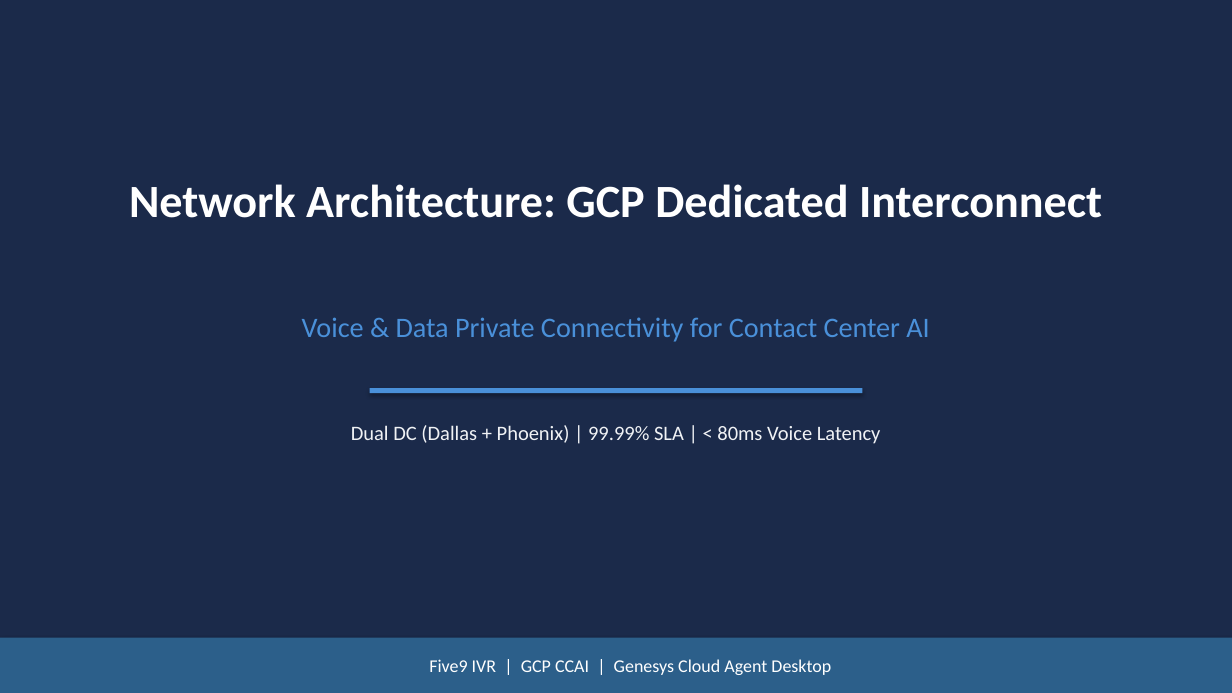
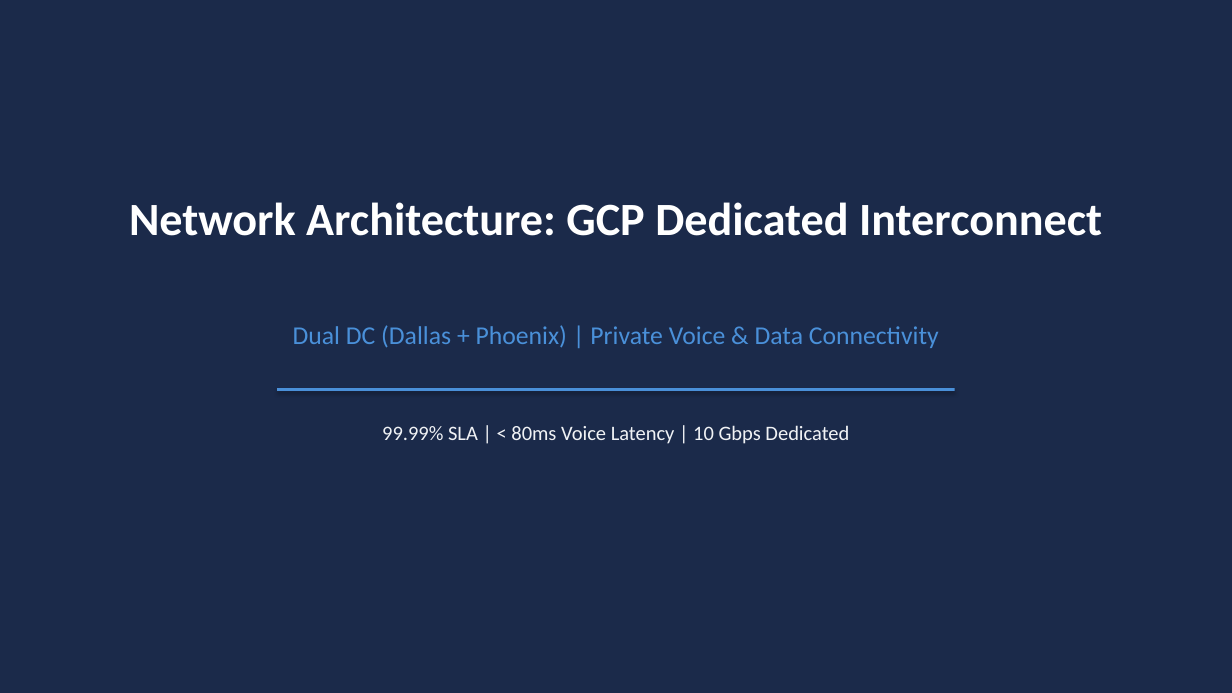
Before and after one commit to sunilsuryavanshi/hello_nw, a slide deck: slide 1 of docs/Five9_Genesys_Bridge_Executive_v1.pptx. Drawn at 1232x693 pixels with LibreOffice and Linux fonts; fonts in the diff are those of the drawing. Boxes give left, top, right and bottom in pixels: in the first picture for what was removed or moved away, otherwise in the second. Text is boxed around its words. In the diff, an @@ line names an element or a change of style, - is before the commit and + after.

Commit message:
Add Visio-style network diagram slides to executive PPT

```diff
--- a/docs/Five9_Genesys_Bridge_Executive_v1.pptx
+++ b/docs/Five9_Genesys_Bridge_Executive_v1.pptx
@@ text "Network Architecture: GCP Dedicated Interconnect": place and size @@
-text "Network Architecture: GCP Dedicated Interconnect" at <box>129,184,1102,218</box>
+text "Network Architecture: GCP Dedicated Interconnect" at <box>129,202,1102,236</box>
@@ text at <box>293,325,939,348</box>: text changed; size 22 to 20 pt @@
-Voice & Data Private Connectivity for Contact Center AI
+Dual DC (Dallas + Phoenix) | Private Voice & Data Connectivity
@@ rectangle: place and size @@
-rectangle at <box>370,388,862,394</box>
+rectangle at <box>277,388,955,391</box>
@@ text at <box>382,425,849,444</box>: text changed @@
-Dual DC (Dallas + Phoenix) | 99.99% SLA | < 80ms Voice Latency
+99.99% SLA | < 80ms Voice Latency | 10 Gbps Dedicated
@@ rectangle removed at <box>0,638,1232,693</box> @@
-Five9 IVR | GCP CCAI | Genesys Cloud Agent Desktop
```
Also in this commit, not shown: 1 other slide changed, 4 slides added, 8 slides removed, 1 other file.
